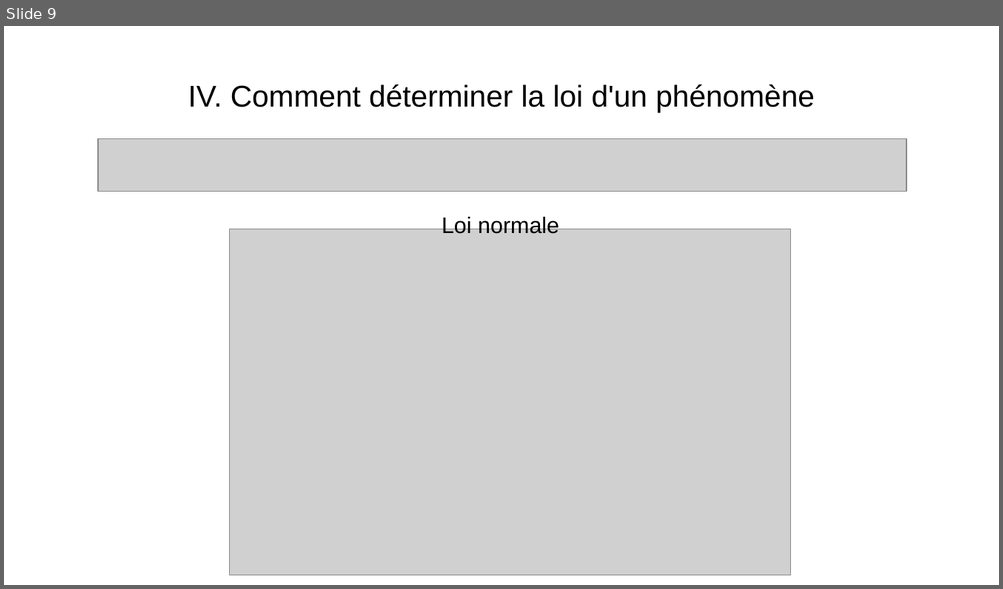
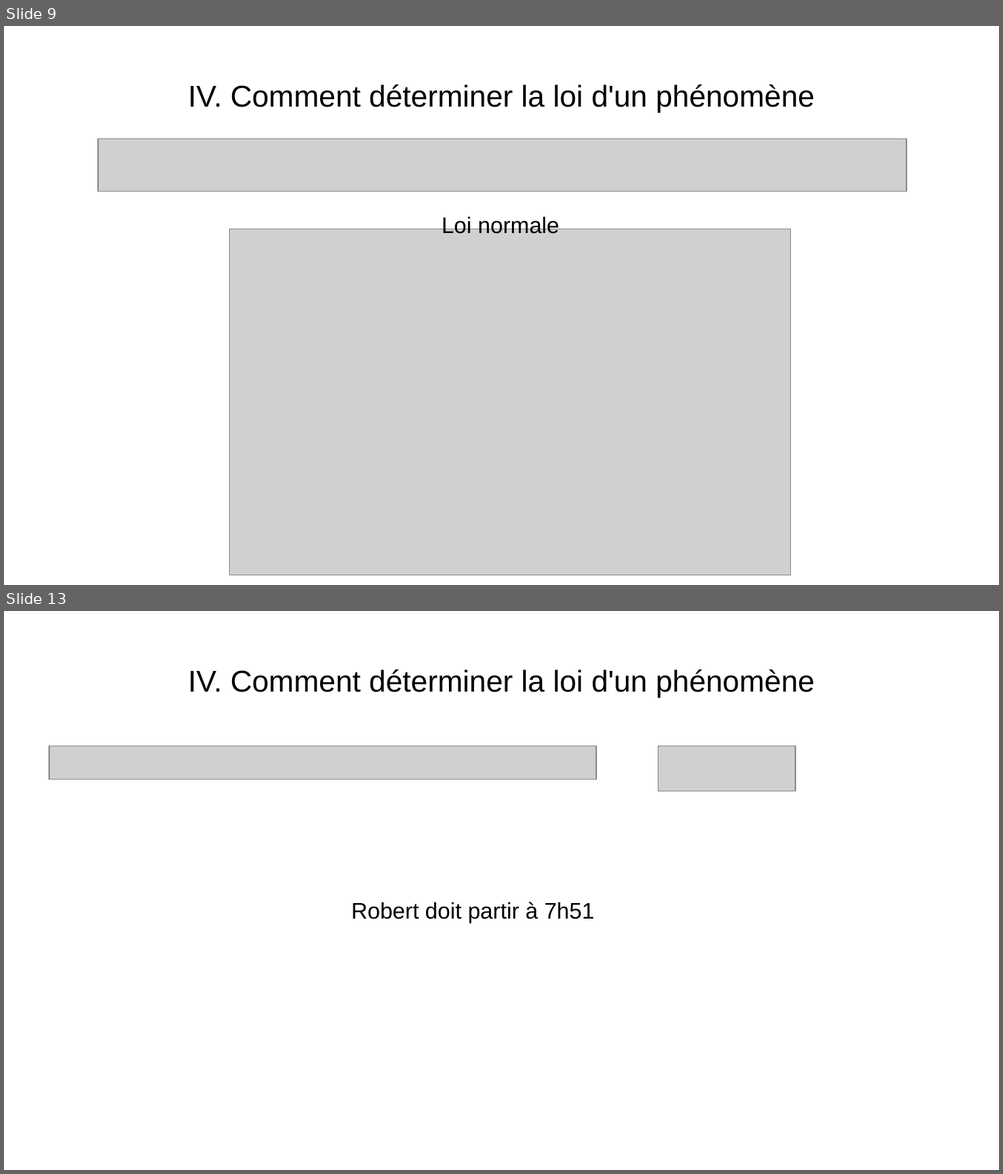
Before and after one commit to WIDEROZ/ESISAR-3A, a slide deck: Mathématiques/Oral/TP1.odp. Shown one above the other, each under a label of ours: slide 9 before the commit, slides 9 and 13 after it; the slides between them are not shown. The pictures are 1003x589 and 1003x1174 pixels, drawn with LibreOffice and Linux fonts; fonts in the diff are those of the drawing; grey boxes stand for pictures. Boxes give left, top, right and bottom in pixels: in the first picture for what was removed or moved away, otherwise in the second. Text is boxed around its words. In the diff, an @@ line names an element or a change of style, - is before the commit and + after.

```diff
--- a/Mathématiques/Oral/TP1.odp
+++ b/Mathématiques/Oral/TP1.odp
@@ slide 13 added at (x1=4, y1=611, x2=999, y2=1170), background #FFFFFF @@
@@ title added at (x1=188, y1=669, x2=814, y2=698), 24 pt, text #000000 @@
+IV. Comment déterminer la loi d'un phénomène
@@ picture added at (x1=49, y1=746, x2=596, y2=779) @@
@@ picture added at (x1=658, y1=746, x2=796, y2=792) @@
@@ text added at (x1=351, y1=902, x2=595, y2=923), 18 pt, text #000000 @@
+Robert doit partir à 7h51
```
Also in this commit, not shown: 1 slide changed, 2 other slides added, 2 other files.
